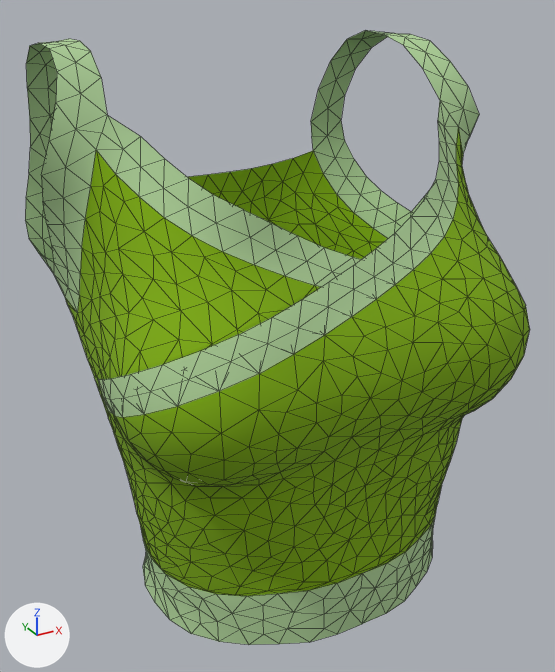
The OBJ model KinectFittingRoom/KinectFittingRoom/Resources/Models/Tops/top2_green.obj, before and after one commit.
Rendered twice from a 50 mm lens placed at (-0.156, -0.28, 0.251), pointed at (-0.004, -0.003, 0.113). Lighting does not change. The marker at lower left points along +X, +Y and +Z. Mesh edges are drawn as thin lines. Where no turn or scale is listed for an object, it has been applied to the vertices.

The scene before the commit, as lines of its bpy script (objects in view):
```python
me_cloth_shape_002 = bpy.data.meshes.new('Cloth_Shape.002')
me_cloth_shape_002.from_pydata(...)  # 1164 vertices, 2213 faces; spans x -0.099..0.097, y -0.085..0.077, z -0.006..0.237
me_cloth_shape_002.polygons.foreach_set('use_smooth', [True] * 2213)
# faces by material slot: [548, 1665]
me_cloth_shape_002.materials.append(mat_material940)  # green #afd199
me_cloth_shape_002.materials.append(mat_material834)  # green #7faf00
ob_cloth_shape_002 = bpy.data.objects.new('Cloth_Shape.002', me_cloth_shape_002)
ob_cloth_shape_002.location = (0.0, 0.0, 0.0)
```
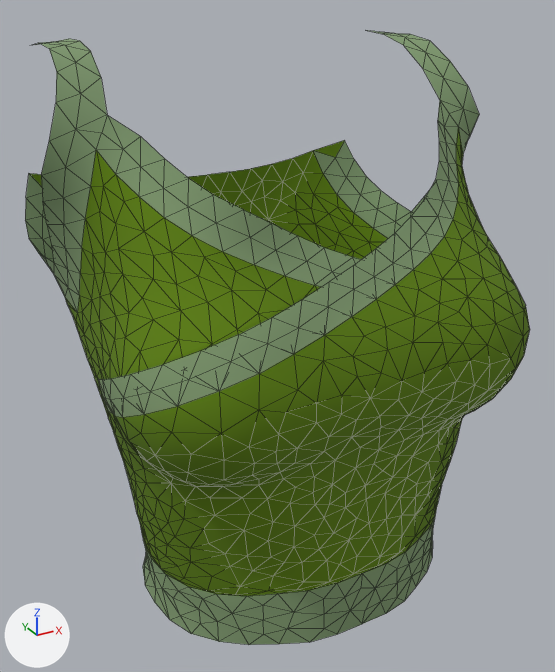
The newer file is also turned or shifted as a whole; pictures and numbers use the older file's frame.

The change, as a diff of the scene's bpy script:
```diff
--- a/KinectFittingRoom/KinectFittingRoom/Resources/Models/Tops/top2_green.obj.py
+++ b/KinectFittingRoom/KinectFittingRoom/Resources/Models/Tops/top2_green.obj.py
@@ mat_material834_002 @@
+mat_material834_002 = principled_material('Material834.002')
+mat_material834_002.base_color = (0.109, 0.218, 0.0)  # green #5d8100
+mat_material834_002.roughness = 1.0
@@ mat_material940_002 @@
+mat_material940_002 = principled_material('Material940.002')
+mat_material940_002.base_color = (0.218, 0.328, 0.163)  # green #819b70
+mat_material940_002.roughness = 1.0
@@ me_cloth_shape_002 @@
 # used by ob_cloth_shape_002; location = (0.0, 0.0, 0.0)
-me_cloth_shape_002.from_pydata(...)  # 1164 vertices, 2213 faces; spans x -0.099..0.097, y -0.085..0.077, z -0.006..0.237
+me_cloth_shape_002.from_pydata(...)  # 1134 vertices, 2165 faces; spans x -0.099..0.097, y -0.085..0.077, z -0.006..0.237
+# me_cloth_shape_002 part 1
+# 14 vertices are removed from x 0.059..0.082, y 0.053..0.074, z 0.184..0.233
+# 23 faces are deleted
+# 1 new face joins them, mat_material834_002 (green #5d8100)
+# me_cloth_shape_002 part 2
+# 16 vertices are removed from x -0.086..-0.068, y 0.052..0.072, z 0.185..0.232
+# 27 faces are deleted
+# 1 new face joins them, mat_material834_002 (green #5d8100)
+# me_cloth_shape_002 part 3: 498 faces spanning x -0.099..0.097, y -0.079..0.074, z -0.006..0.237 switch from mat_material940 (green #afd199) to mat_material940_002 (green #819b70)
+# me_cloth_shape_002 part 4: 1665 faces spanning x -0.09..0.09, y -0.085..0.077, z 0.019..0.203 switch from mat_material834 (green #7faf00) to mat_material834_002 (green #5d8100)
```

Changed parts and their boxes [x1, y1, x2, y2] in the pictures (555 x 672 px):
part 1 of me_cloth_shape_002, cut back: before [311, 30, 387, 157]; after [313, 140, 345, 157]
part 2 of me_cloth_shape_002, cut back: before [26, 44, 57, 187]; after [29, 173, 42, 187]
part 3 of me_cloth_shape_002, recoloured: [25, 30, 479, 645] in both
part 4 of me_cloth_shape_002, recoloured: [65, 127, 530, 596] in both
